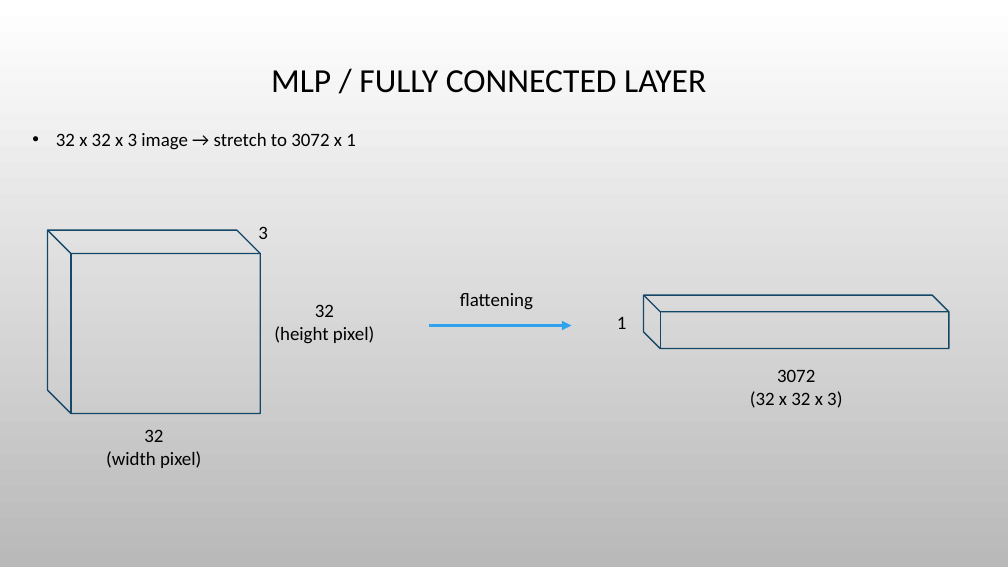
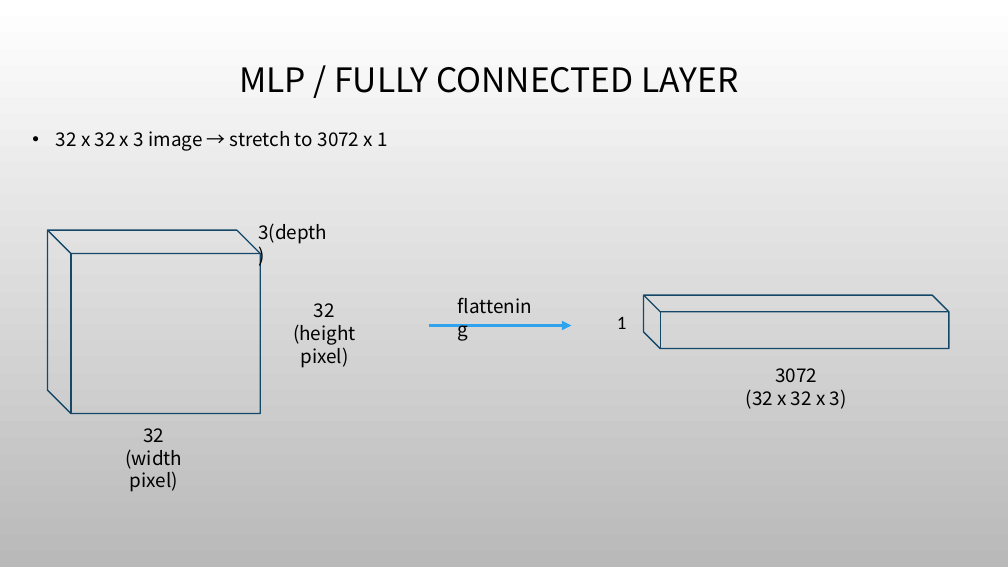
Before and after one commit to ha-taeyeong/University, a slide deck: slide 16 of tensor/발표자료.pptx. Drawn at 1008x567 pixels with LibreOffice and Linux fonts; fonts in the diff are those of the drawing; background and template pictures are left out. Boxes give left, top, right and bottom in pixels: in the first picture for what was removed or moved away, otherwise in the second. Text is boxed around its words. In the diff, an @@ line names an element or a change of style, - is before the commit and + after.

```diff
--- a/tensor/발표자료.pptx
+++ b/tensor/발표자료.pptx
@@ text at bbox=[258, 223, 327, 244]: text changed; font Calibri to Noto Sans CJK KR @@
-3
+3(depth)
@@ font Calibri to Noto Sans CJK KR in 6 elements at bbox=[239, 67, 738, 93], bbox=[56, 131, 387, 151], bbox=[293, 303, 356, 368], bbox=[125, 428, 182, 492], bbox=[746, 368, 847, 409], bbox=[451, 291, 548, 321] @@
@@ text "flattening": place and size @@
-text "flattening" at bbox=[460, 293, 533, 310]
+text "flattening" at bbox=[451, 291, 548, 321]
```
Also in this commit, not shown: 21 other slides changed, 5 other files.
